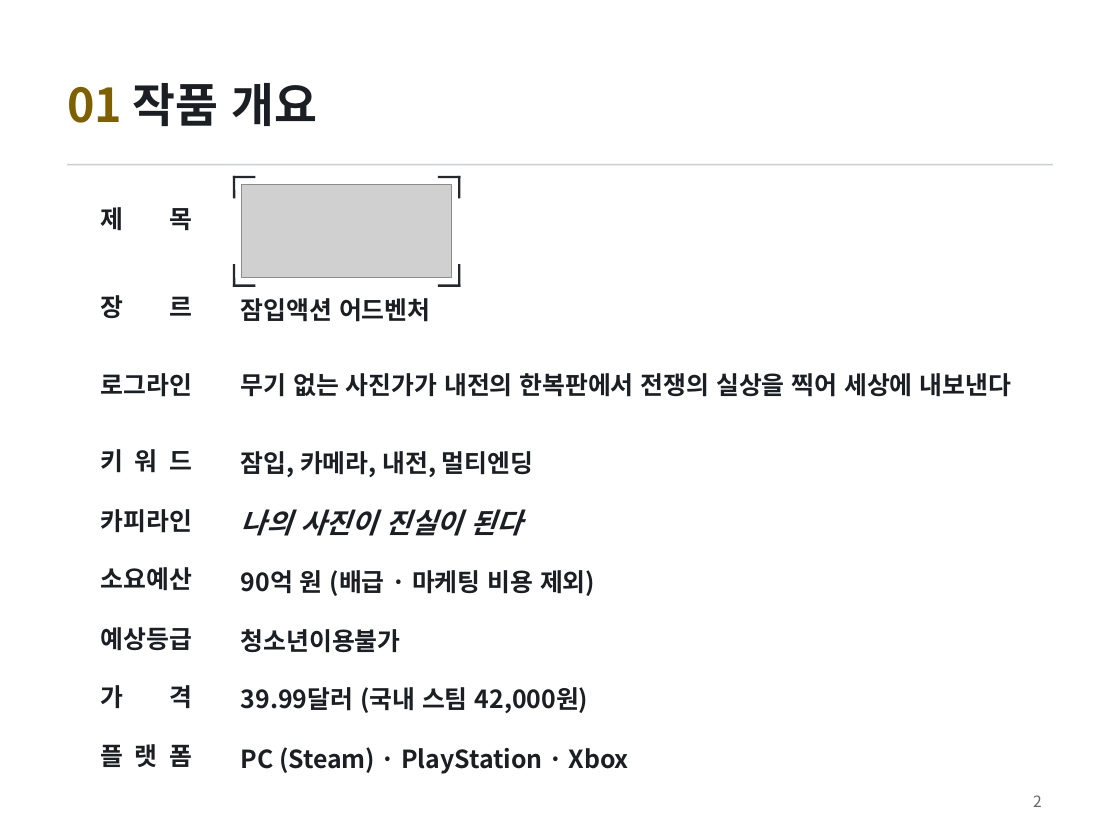
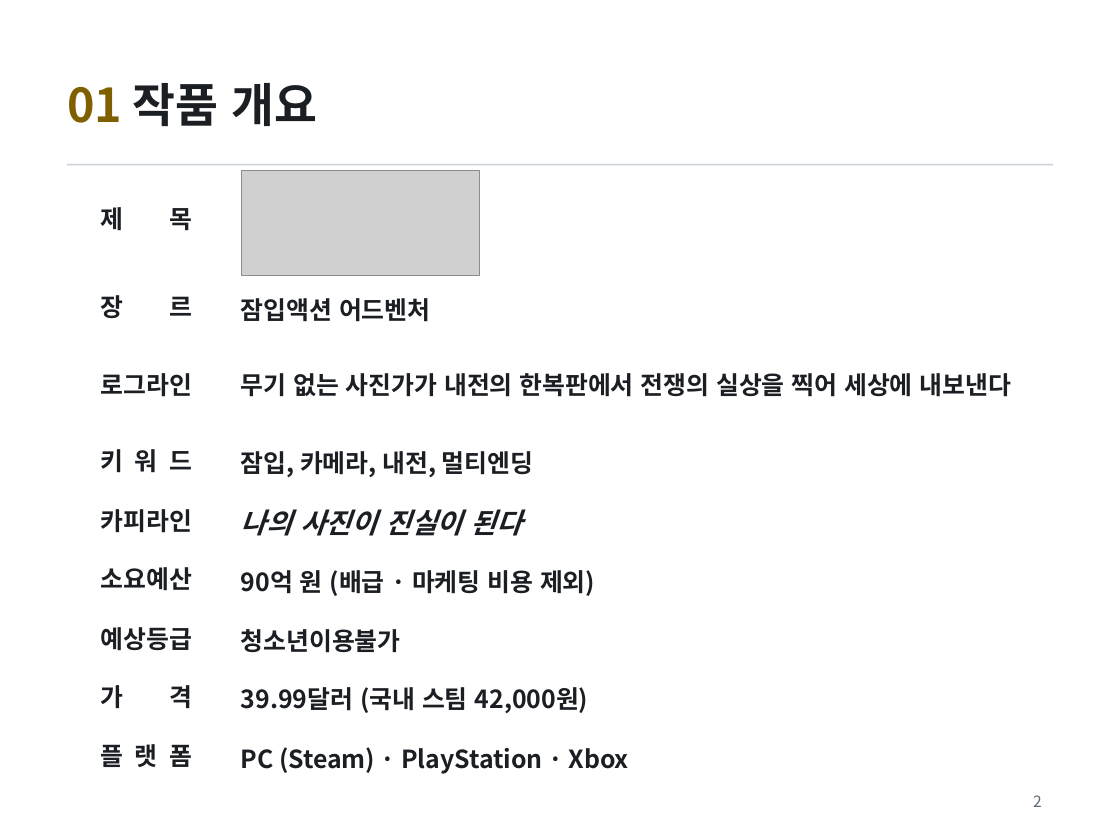
Before and after one commit to golgold/unitybasic, a slide deck: slide 2 of 기획/김민우_게임_FRAME UNDER FIRE.pptx. Drawn at 1120x840 pixels with LibreOffice and Linux fonts; fonts in the diff are those of the drawing; grey boxes stand for pictures. Boxes give left, top, right and bottom in pixels: in the first picture for what was removed or moved away, otherwise in the second. Text is boxed around its words. In the diff, an @@ line names an element or a change of style, - is before the commit and + after.

```diff
--- a/기획/김민우_게임_FRAME UNDER FIRE.pptx
+++ b/기획/김민우_게임_FRAME UNDER FIRE.pptx
@@ line removed from (234, 177) to (254, 177) @@
@@ line removed from (234, 177) to (234, 197) @@
@@ picture: place and size @@
-picture at bbox=[242, 185, 451, 278]
+picture at bbox=[242, 170, 479, 276]
@@ line removed from (439, 177) to (459, 177) @@
@@ line removed from (459, 177) to (459, 197) @@
@@ line removed from (234, 265) to (234, 286) @@
@@ line removed from (459, 265) to (459, 286) @@
@@ line removed from (234, 286) to (254, 286) @@
@@ line removed from (439, 286) to (459, 286) @@
```
Also in this commit, not shown: 7 other slides changed.
